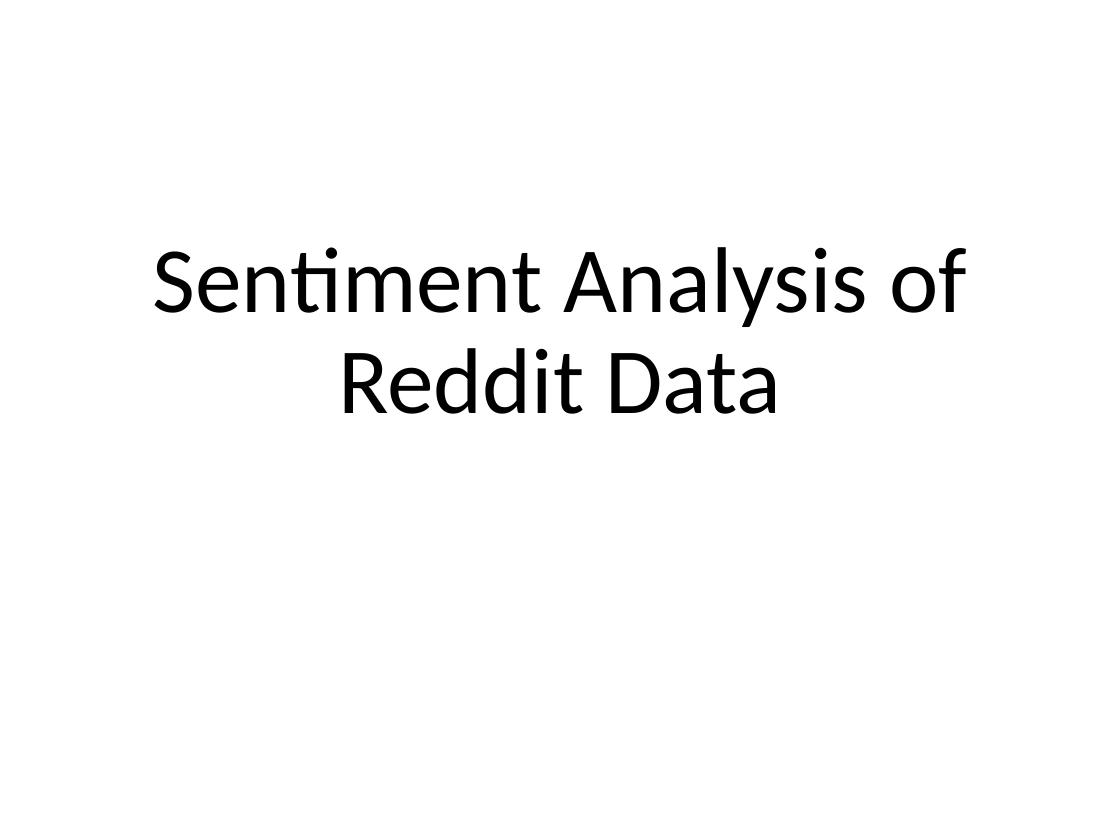
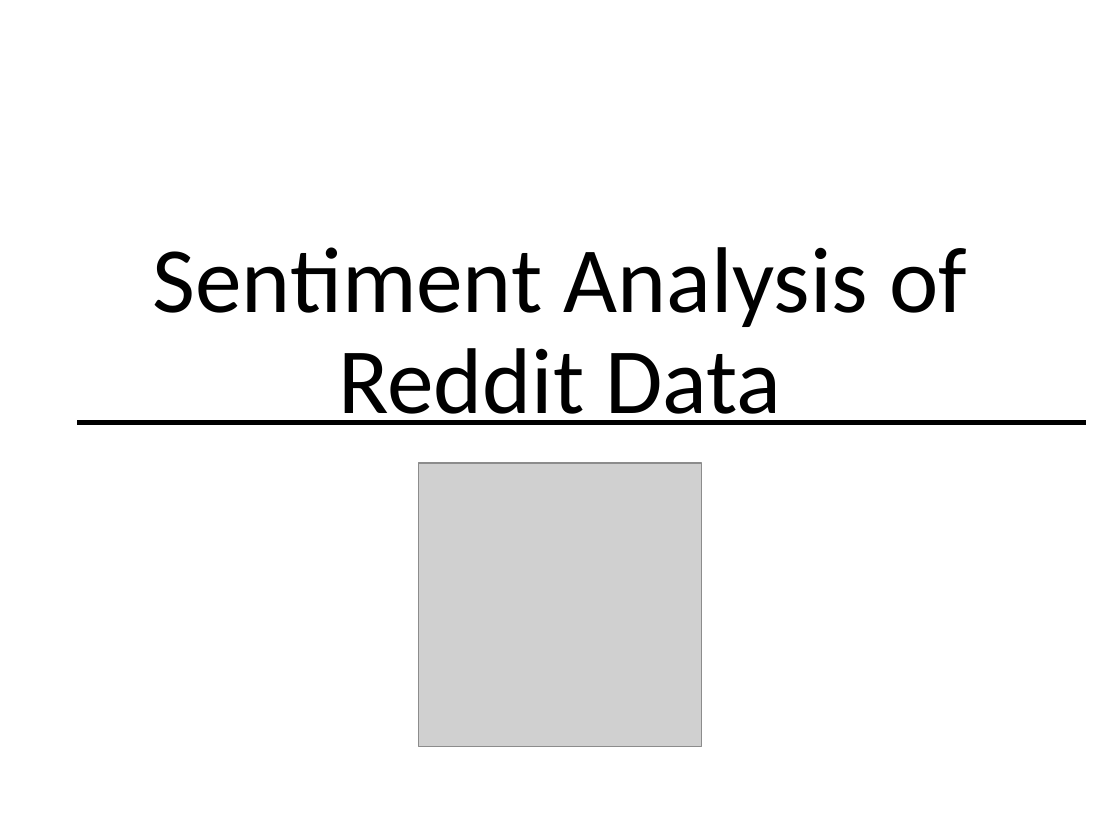
Before and after one commit to AnthonyCessna/Comp4447_Final_Project, a slide deck: slide 1 of FinalPresentation.pptx. Drawn at 1120x840 pixels with LibreOffice and Linux fonts; fonts in the diff are those of the drawing; grey boxes stand for pictures. Boxes give left, top, right and bottom in pixels: in the first picture for what was removed or moved away, otherwise in the second. Text is boxed around its words. In the diff, an @@ line names an element or a change of style, - is before the commit and + after.

```diff
--- a/FinalPresentation.pptx
+++ b/FinalPresentation.pptx
@@ line added from (77, 422) to (1086, 422), #000000 3 pt @@
@@ picture added at (x1=419, y1=463, x2=702, y2=746) @@
```
Also in this commit, not shown: 9 other slides changed, 1 slide added, 1 slide removed, 1 other file.
